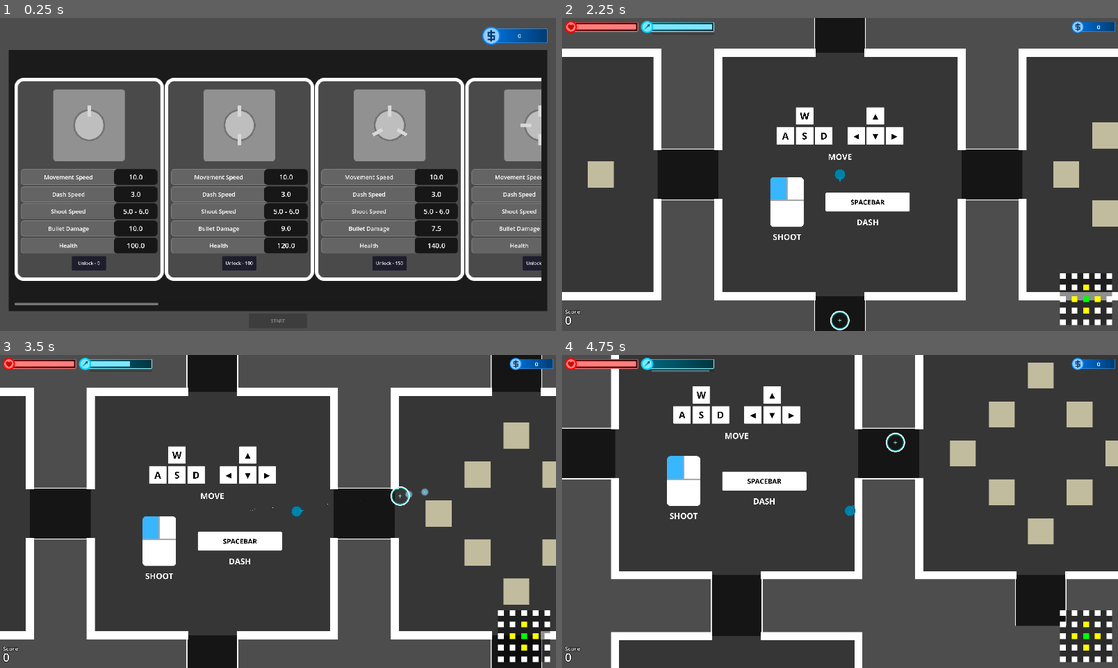
Above: before the commit, frames 1-4 (two rows, left to right).
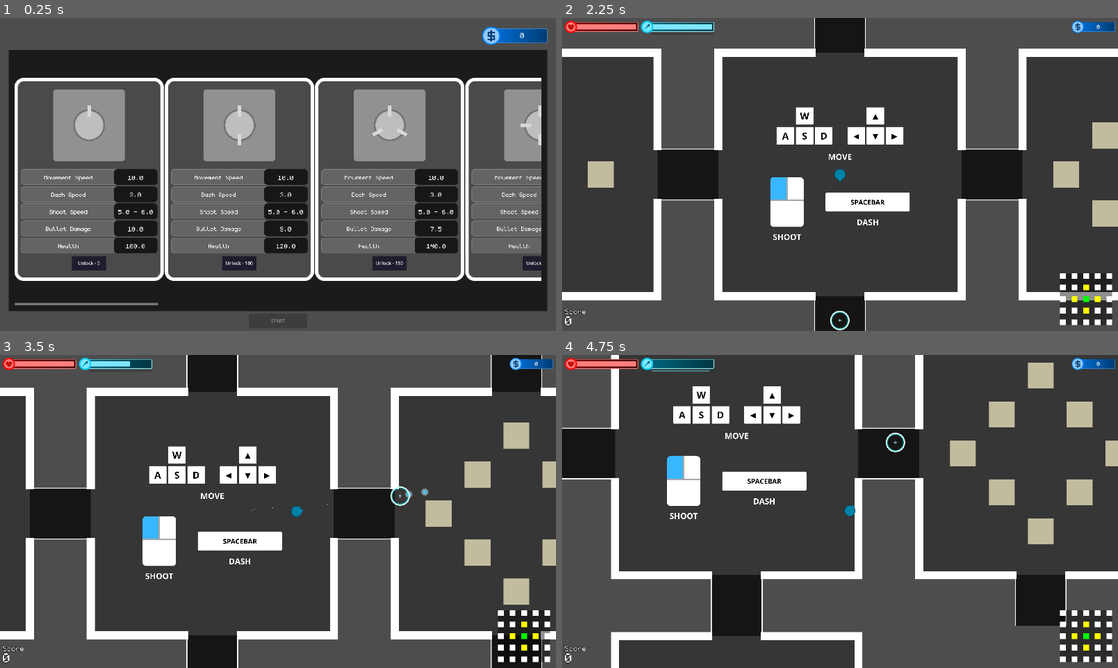
Above: after the commit, the same moments.

Repository: doanryderrhythm/thesis-1-vng-game
Game: Godot game, scene res://scenes/main_scenes/shop_scene.tscn
The game is run twice, just before and just after one commit, with the same random seed, the same clock (stepped at 60 frames per second) and the same inputs.
Inputs (mouse positions are in pixels of both pictures, inside the frame that each line leads up to):
- Up to frame 1 (0.25 s): no input
- Up to frame 2 (2.25 s): click "Unlock - 0" at 0.5 s; click "Equip" at 1.25 s; click "START" at 2 s
- Up to frame 3 (3.5 s): tap Enter at 2.75 s; move the mouse to (400, 495) at 2.77 s; hold Right (right) from 2.78 s (still down); tap Space (dash) at 2.85 s; click (400, 495) at 2.92 s
- Up to frame 4 (4.75 s): move the mouse to (728, 527) at 3.52 s; release Right (right) at 3.53 s; hold Down (down) 3.53-4.28 s; tap Space (dash) at 3.6, 4.35 s; move the mouse to (895, 442) at 4.27 s; hold Right (right) from 4.28 s (still down)

The runs differ from the first frame. In frame 1, 1.6% of the frame differs, in the area x 7-98%, y 4-74%; in frame 2, less than 0.1%; in frame 3, less than 0.1%; in frame 4, less than 0.1%.

Commit message:
Changed the font style

Diff:
--- a/untitled-thesis-1-game/scenes/main_scenes/shop_scene.tscn
+++ b/untitled-thesis-1-game/scenes/main_scenes/shop_scene.tscn
@@ -1,6 +1,7 @@
 [gd_scene format=3 uid="uid://cl6xpd7qlb36r"]
 
 [ext_resource type="Texture2D" uid="uid://dak77hof5amf7" path="res://sprites/bars/coin_count.png" id="1_8r8tc"]
+[ext_resource type="FontFile" uid="uid://dfunwj2gxleet" path="res://fonts/monogram.ttf" id="2_23vwc"]
 
 [sub_resource type="GDScript" id="GDScript_8r8tc"]
 resource_name = "shop_scene"
@@ -43,7 +44,8 @@
 "
 
 [sub_resource type="LabelSettings" id="LabelSettings_8r8tc"]
-font_size = 20
+font = ExtResource("2_23vwc")
+font_size = 40
 
 [node name="ShopScene" type="Node2D" unique_id=232877183]
 script = SubResource("GDScript_8r8tc")
@@ -105,7 +107,8 @@
 anchors_preset = 15
 anchor_right = 1.0
 anchor_bottom = 1.0
-offset_left = 33.0
+offset_left = 52.0
+offset_bottom = -4.0
 grow_horizontal = 2
 grow_vertical = 2
 text = "1234"
--- a/untitled-thesis-1-game/scenes/ui/debug_ui.tscn
+++ b/untitled-thesis-1-game/scenes/ui/debug_ui.tscn
@@ -2,6 +2,7 @@
 
 [ext_resource type="Texture2D" uid="uid://dj6ajch28274c" path="res://sprites/bars/health_bar_main_sprite.png" id="1_14mai"]
 [ext_resource type="Script" uid="uid://ddxe4rdo65rrj" path="res://scripts/ui/debug_ui.gd" id="1_hqpec"]
+[ext_resource type="FontFile" uid="uid://dfunwj2gxleet" path="res://fonts/monogram.ttf" id="2_bcx30"]
 [ext_resource type="Texture2D" uid="uid://cmf4kh1kci1jp" path="res://sprites/bars/health_icon.png" id="2_pu33q"]
 [ext_resource type="Texture2D" uid="uid://b2of4763rak84" path="res://sprites/bars/health_progress.png" id="3_k7b8x"]
 [ext_resource type="Texture2D" uid="uid://ptbjvi1ww8ce" path="res://sprites/bars/dash_icon.png" id="4_fadvp"]
@@ -16,6 +17,7 @@
 
 [sub_resource type="LabelSettings" id="LabelSettings_fadvp"]
 line_spacing = 0.0
+font = ExtResource("2_bcx30")
 font_size = 600
 
 [sub_resource type="AtlasTexture" id="AtlasTexture_f6xhk"]
@@ -27,21 +29,25 @@
 region = Rect2(0, 42, 253, 42)
 
 [sub_resource type="LabelSettings" id="LabelSettings_k7b8x"]
-font_size = 20
+font = ExtResource("2_bcx30")
+font_size = 30
 
 [sub_resource type="LabelSettings" id="LabelSettings_pu33q"]
-font_size = 20
-outline_size = 6
-outline_color = Color(0, 0, 0, 1)
-
-[sub_resource type="LabelSettings" id="LabelSettings_14mai"]
+font = ExtResource("2_bcx30")
 font_size = 40
 outline_size = 6
 outline_color = Color(0, 0, 0, 1)
 
+[sub_resource type="LabelSettings" id="LabelSettings_14mai"]
+font = ExtResource("2_bcx30")
+font_size = 70
+outline_size = 6
+outline_color = Color(0, 0, 0, 1)
+
 [sub_resource type="LabelSettings" id="LabelSettings_ukyxi"]
 line_spacing = 0.0
-font_size = 100
+font = ExtResource("2_bcx30")
+font_size = 150
 outline_size = 10
 outline_color = Color(0, 0, 0, 1)
 
@@ -60,33 +66,36 @@
 
 [sub_resource type="LabelSettings" id="LabelSettings_f6xhk"]
 line_spacing = 0.0
-font_size = 40
+font = ExtResource("2_bcx30")
+font_size = 60
 
 [sub_resource type="LabelSettings" id="LabelSettings_hqpec"]
 line_spacing = 0.0
-font_size = 40
+font = ExtResource("2_bcx30")
+font_size = 60
 
 [sub_resource type="LabelSettings" id="LabelSettings_hr2xk"]
 line_spacing = 0.0
-font_size = 40
+font = ExtResource("2_bcx30")
+font_size = 60
 
 [sub_resource type="LabelSettings" id="LabelSettings_bcd6v"]
 line_spacing = 0.0
+font = ExtResource("2_bcx30")
+font_size = 170
+font_color = Color(0.105409205, 0.105409205, 0.105409205, 1)
+
+[sub_resource type="LabelSettings" id="LabelSettings_bcx30"]
+font = ExtResource("2_bcx30")
 font_size = 100
-font_color = Color(0.105409205, 0.105409205, 0.105409205, 1)
-
-[sub_resource type="LabelSettings" id="LabelSettings_bcx30"]
-font_size = 50
 
 [sub_resource type="LabelSettings" id="LabelSettings_j0te7"]
-font_size = 30
-
-[sub_resource type="FontVariation" id="FontVariation_qctl6"]
-variation_embolden = 0.42
+font = ExtResource("2_bcx30")
+font_size = 40
 
 [sub_resource type="LabelSettings" id="LabelSettings_141q6"]
-font = SubResource("FontVariation_qctl6")
-font_size = 30
+font = ExtResource("2_bcx30")
+font_size = 40
 
 [sub_resource type="Animation" id="Animation_k7b8x"]
 length = 0.001
@@ -426,6 +435,7 @@
 anchor_right = 1.0
 anchor_bottom = 1.0
 offset_left = 36.0
+offset_bottom = -3.0
 grow_horizontal = 2
 grow_vertical = 2
 text = "0"
@@ -783,7 +793,6 @@
 vertical_alignment = 1
 
 [node name="ResultNode" type="ColorRect" parent="." unique_id=1507721967]
-visible = false
 anchors_preset = 15
 anchor_right = 1.0
 anchor_bottom = 1.0
@@ -816,7 +825,7 @@
 offset_left = -350.0
 offset_top = -72.00001
 offset_right = 350.0
-offset_bottom = 71.99999
+offset_bottom = 63.999992
 text = "RESULT"
 label_settings = SubResource("LabelSettings_bcd6v")
 horizontal_alignment = 1
--- a/untitled-thesis-1-game/scenes/ui/skin_ui_item.tscn
+++ b/untitled-thesis-1-game/scenes/ui/skin_ui_item.tscn
@@ -2,12 +2,15 @@
 
 [ext_resource type="Texture2D" uid="uid://ct5t4fdfdlu21" path="res://sprites/shop/shop_player_item_ui.png" id="1_8cldl"]
 [ext_resource type="Script" uid="uid://c27ephbav11t1" path="res://scripts/ui/skin_ui_item.gd" id="2_kl2uk"]
+[ext_resource type="FontFile" uid="uid://dfunwj2gxleet" path="res://fonts/monogram.ttf" id="3_hrgff"]
 
 [sub_resource type="LabelSettings" id="LabelSettings_23vwc"]
-font_size = 20
+font = ExtResource("3_hrgff")
+font_size = 32
 
 [sub_resource type="LabelSettings" id="LabelSettings_nj366"]
-font_size = 24
+font = ExtResource("3_hrgff")
+font_size = 36
 
 [node name="SkinUIItem" type="TextureRect" unique_id=293957393]
 custom_minimum_size = Vector2(262, 356)
Binary file added: untitled-thesis-1-game/fonts/monogram.ttf
Not shown, added: untitled-thesis-1-game/fonts/monogram.ttf.import
